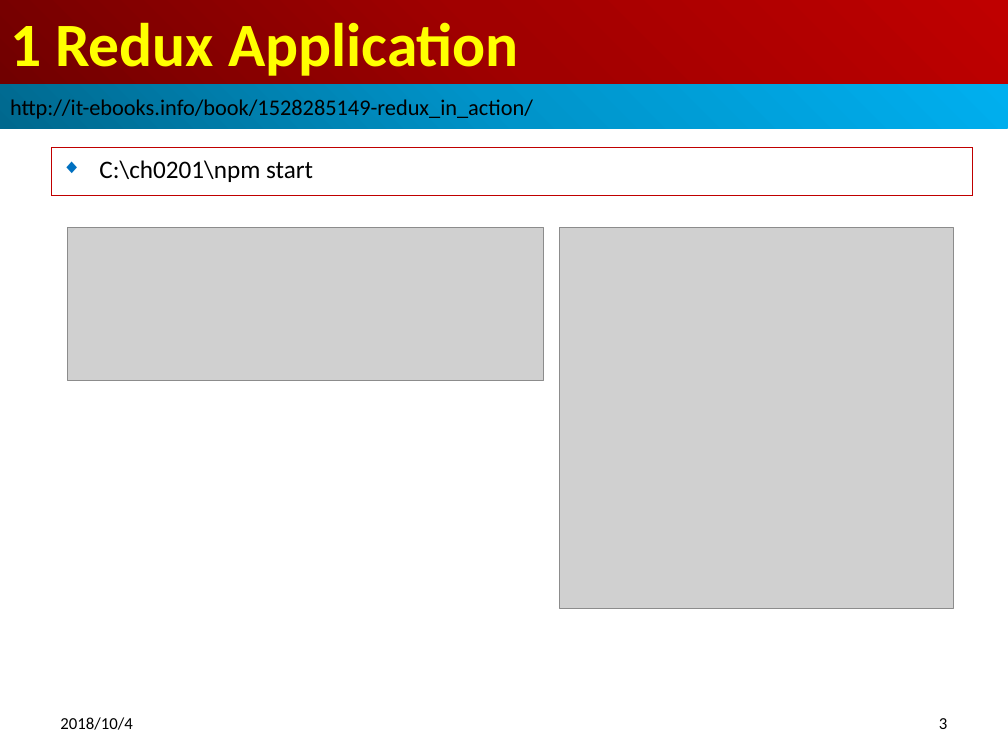
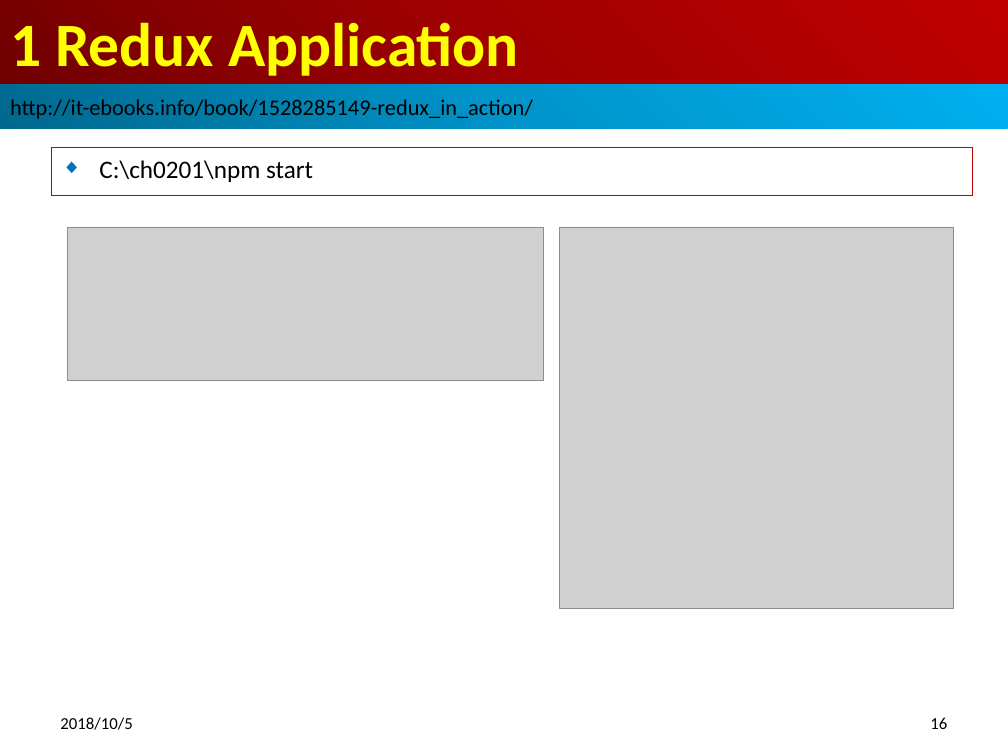
Before and after one commit to peterhchen/redux-code, a slide deck: slide 16 of 15_Ch02_ReduxApp.pptx (slide 3 before the commit). Drawn at 1008x756 pixels with LibreOffice and Linux fonts; fonts in the diff are those of the drawing; grey boxes stand for pictures. Boxes give left, top, right and bottom in pixels: in the first picture for what was removed or moved away, otherwise in the second. Text is boxed around its words. In the diff, an @@ line names an element or a change of style, - is before the commit and + after.

```diff
--- a/15_Ch02_ReduxApp.pptx
+++ b/15_Ch02_ReduxApp.pptx
@@ text at bbox=[60, 717, 132, 730]: text changed @@
-2018/10/4
+2018/10/5
@@ page number at bbox=[930, 717, 947, 729]: text changed @@
-3
+16
```
Also in this commit, not shown: 3 other slides changed, 13 slides added.
